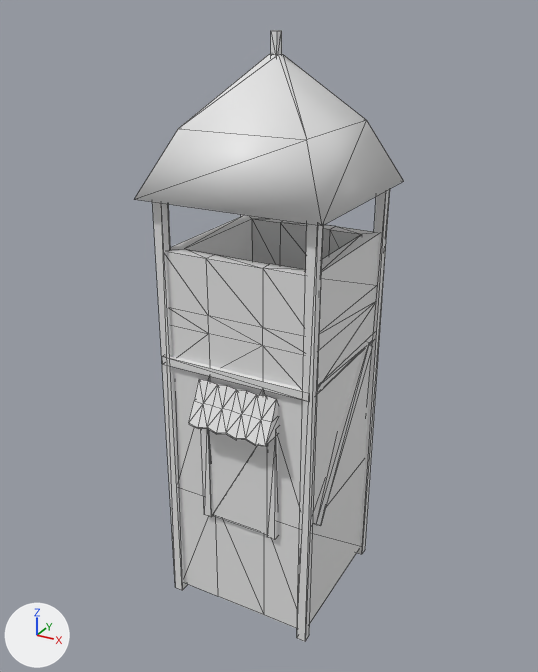
A saved change to the COLLADA model art/meshes/structural/suebians/wood_tower.dae.
Camera for both pictures: a 50 mm lens placed at (12.6, -23.4, 17.7), pointed at (-0.2, -0.1, 6.1). Arrows for +X, +Y and +Z are at lower left; the lights stay in place. Mesh edges are drawn as thin lines. Where no turn or scale is listed for an object, it has been applied to the vertices.

Names of what the first picture shows: 'wood_tower'.
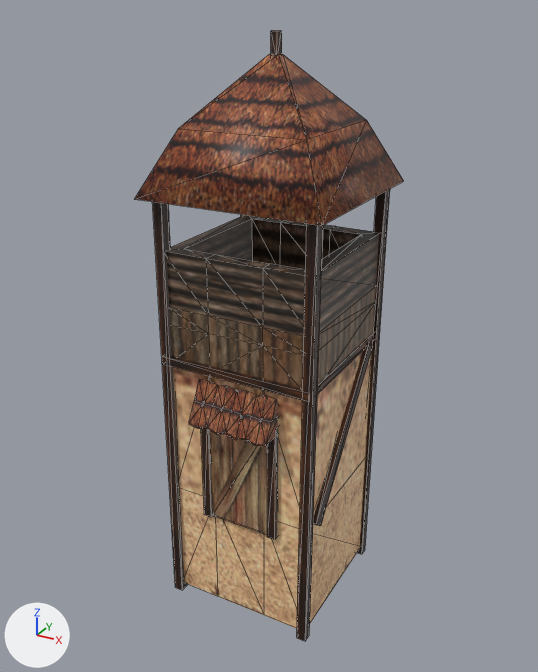
Changed parts and their boxes [x1, y1, x2, y2] in the pictures (538 x 672 px):
'wood_tower', surface changed (grey to brown): [135, 30, 404, 641] in both

What the commit changed:
Picture 'sueb_struct.png' (img_sueb_struct_png) is new.
In material 'textura suevos' (mat_textura_suevos), base_color is no longer (0.8, 0.8, 0.8), white #e7e7e7.
In material 'textura suevos' (mat_textura_suevos), texture is now set to img_sueb_struct_png.
